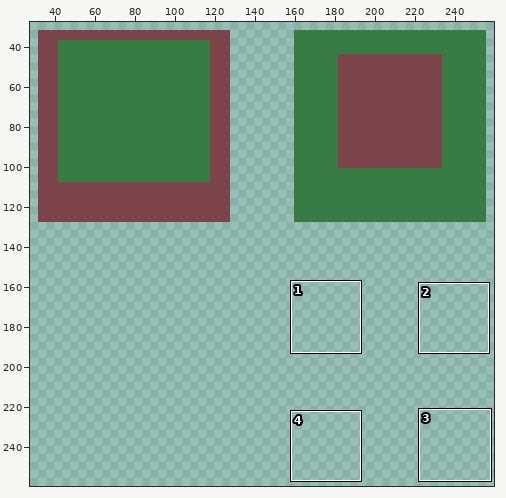
A pixel-art file gets an edit: project-2d - Unity Project/Assets/Sprites/Tileset/tilesetGrass.aseprite. Above, an overview of the earlier version with the close-up marked.
Close-up. Before the edit:
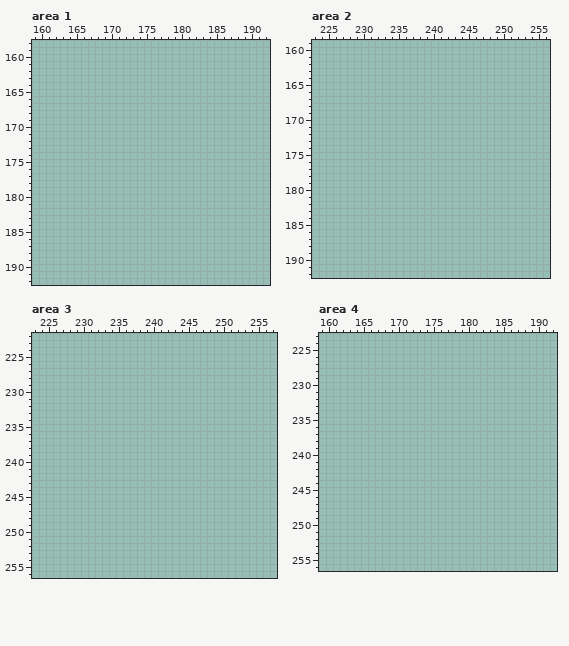
288x320 pixels, 1 frame. Shown: area 1: x 159..192, y 158..192; area 2: x 223..256, y 159..192; area 3: x 223..257, y 222..256; area 4: x 159..192, y 223..256. The wide view leaves out empty margins. The commit also changed other parts of the picture, which this record leaves out.
Now the later version:
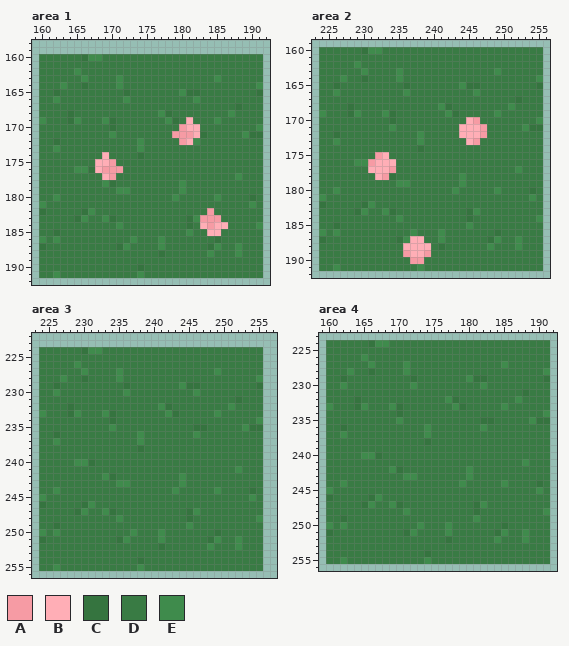
Palette (. is transparent): A #f69ba4  B #ffaeb6  C #35743f  D #397b44  E #3f8b4c
Difference:
Changed rows in their new state; - is an unchanged pixel.
Area 1:
first column x 160:
160 DDDDDDCEEDDDDDDDDDDDDDDDDDDDDDDD
161 DDDDDDDDDDDDDDDDDDDDDDDDDDDDDDDD
162 DDDDDEDDDDDDDDDDDDDDDDDDDDDDDDDD
163 DDDDDDEDDDDEDDDDDDDDDDDDDEDDDDDD
164 DDDEDDCDDDDEDDDDDDDDDDDDDDDDDDDE
165 DDCDDDDDDDDDCDDDDDDDECCDDDDDDDDC
166 DDEDDDDDDDDDEDDDDDDDDDEDDDDDDDDD
167 DDDDDDDDDDDDDDDDDDDDDDDDDDDDCDDD
168 DDDDCDDDDDDDDDDDDECDDDDDDDDEDDDD
169 EDDDCEDDDECDDDDDDDECDBDDDEDDDDDD
170 DDDDDDDDDDCDDDDDDDDDABBDDDDDDDDE
171 DDDDDDDDDDEDDDDDDDDAAABCDDDDDECC
172 DDCDDDDDDDDDDDEDDDDDABEDDDDDDDDD
173 DDEDDDDDDDDDDDEDDDDDDDDDDDDDDDDD
174 DDDDDDDDDBDDDDCDDDDDDDDDDDDDDDDD
175 DDDDDDDDBBADDDDDDDDDDDDDDDDDDDDD
176 DDDDDEECBAAADDDDDDDDDDDDDDDDDDDD
177 DDDDDDDDDBADDDDDDDDDDDDDDDDDEDDD
178 DDDDDDDDDECDDDDDDDDDEDDDDDDDDDDD
179 DDDDDDDDDDDEEDDDDDDDEDDDDDDDDDDD
180 DDEDDDDDDDDDDDDDDDDEDDDDDEDDDDCD
181 EDDDDDDDDDDDDDDDDDDDDDDDDDDDDDED
182 CDDDDDCEDDDDDDDDDDDDDDDDADDDDDDD
183 DDDDDCEDDECDDDDDDDDDDCEAAADDDDDD
184 DDDDDDDDDDDEDDDDDDDDDCDBABBDDDDE
185 DDCDDDDDDDDDDDDDDDDDDEDDBBDDDDDD
186 EDEDDDDDDDDDDEDDDEDDDDDDDCDDDDDD
187 CDDDDDDDDDDCEDDDDEDDDDDDCEDDEDDD
188 DDDDDDDDDDDDDDDDDCDDDDDDEDDDEDDD
189 DDDDDDDDDDDDDDDDDDDDDDDDDDDDDDDD
190 DDDDDDDDDDDDDDCDDDDDDDDDDDDDDDDD
191 DDEDDDDDDDDDDDEDDDDDDDDDDDDDDDDD
Area 2:
first column x 224:
160 DDDDDDCEEDDDDDDDDDDDDDDDDDDDDDDD
161 DDDDDDDDDDDDDDDDDDDDDDDDDDDDDDDD
162 DDDDDEDDDDDDDDDDDDDDDDDDDDDDDDDD
163 DDDDDDEDDDDEDDDDDDDDDDDDDEDDDDDD
164 DDDEDDCDDDDEDDDDDDDDDDDDDDDDDDDE
165 DDCDDDDDDDDDCDDDDDDDECCDDDDDDDDC
166 DDEDDDDDDDDDEDDDDDDDDDEDDDDDDDDD
167 DDDDDDDDDDDDDDDDDDDDDDDDDDDDCDDD
168 DDDDCDDDDDDDDDDDDECDDDDDDDDEDDDD
169 EDDDCEDDDECDDDDDDDECDDDDDEDDDDDD
170 DDDDDDDDDDCDDDDDDDDDDBADDDDDDDDE
171 DDDDDDDDDDEDDDDDDDDDBBBADDDDDECC
172 DDCDDDDDDDDDDDEDDDDDBBBADDDDDDDD
173 DDEDDDDDDDDDDDEDDDDDDBADDDDDDDDD
174 DDDDDDDDDDDDDDCDDDDDDDDDDDDDDDDD
175 DDDDDDDDABDDDDDDDDDDDDDDDDDDDDDD
176 DDDDDEEABBBDDDDDDDDDDDDDDDDDDDDD
177 DDDDDDDBBBADDDDDDDDDDDDDDDDDEDDD
178 DDDDDDDDBACDDDDDDDDDEDDDDDDDDDDD
179 DDDDDDDDDDDEEDDDDDDDEDDDDDDDDDDD
180 DDEDDDDDDDDDDDDDDDDEDDDDDEDDDDCD
181 EDDDDDDDDDDDDDDDDDDDDDDDDDDDDDED
182 CDDDDDCEDDDDDDDDDDDDDDDDDDDDDDDD
183 DDDDDCEDDECDDDDDDDDDDCEDDDDDDDDD
184 DDDDDDDDDDDEDDDDDDDDDCDDDDDDDDDE
185 DDCDDDDDDDDDDDDDDDDDDEDDDDDDDDDD
186 EDEDDDDDDDDDDEDDDEDDDDDDDCDDDDDD
187 CDDDDDDDDDDCEBBDDEDDDDDDCEDDEDDD
188 DDDDDDDDDDDDBBBBDCDDDDDDEDDDEDDD
189 DDDDDDDDDDDDABBADDDDDDDDDDDDDDDD
190 DDDDDDDDDDDDDAADDDDDDDDDDDDDDDDD
191 DDEDDDDDDDDDDDEDDDDDDDDDDDDDDDDD
Area 3:
first column x 224:
224 DDDDDDCEEDDDDDDDDDDDDDDDDDDDDDDD
225 DDDDDDDDDDDDDDDDDDDDDDDDDDDDDDDD
226 DDDDDEDDDDDDDDDDDDDDDDDDDDDDDDDD
227 DDDDDDEDDDDEDDDDDDDDDDDDDEDDDDDD
228 DDDEDDCDDDDEDDDDDDDDDDDDDDDDDDDE
229 DDCDDDDDDDDDCDDDDDDDECCDDDDDDDDC
230 DDEDDDDDDDDDEDDDDDDDDDEDDDDDDDDD
231 DDDDDDDDDDDDDDDDDDDDDDDDDDDDCDDD
232 DDDDCDDDDDDDDDDDDECDDDDDDDDEDDDD
233 EDDDCEDDDECDDDDDDDECDDDDDEDDDDDD
234 DDDDDDDDDDCDDDDDDDDDDDDDDDDDDDDE
235 DDDDDDDDDDEDDDDDDDDDDDCCDDDDDECC
236 DDCDDDDDDDDDDDEDDDDDDDEDDDDDDDDD
237 DDEDDDDDDDDDDDEDDDDDDDDDDDDDDDDD
238 DDDDDDDDDDDDDDCDDDDDDDDDDDDDDDDD
239 DDDDDDDDDDDDDDDDDDDDDDDDDDDDDDDD
240 DDDDDEECDDDDDDDDDDDDDDDDDDDDDDDD
241 DDDDDDDDDDDDDDDDDDDDDDDDDDDDEDDD
242 DDDDDDDDDECDDDDDDDDDEDDDDDDDDDDD
243 DDDDDDDDDDDEEDDDDDDDEDDDDDDDDDDD
244 DDEDDDDDDDDDDDDDDDDEDDDDDEDDDDCD
245 EDDDDDDDDDDDDDDDDDDDDDDDDDDDDDED
246 CDDDDDCEDDDDDDDDDDDDDDDDDDDDDDDD
247 DDDDDCEDDECDDDDDDDDDDCEDDDDDDDDD
248 DDDDDDDDDDDEDDDDDDDDDCDDDDDDDDDE
249 DDCDDDDDDDDDDDDDDDDDDEDDDDDDDDDD
250 EDEDDDDDDDDDDEDDDEDDDDDDDCDDDDDD
251 CDDDDDDDDDDCEDDDDEDDDDDDCEDDEDDD
252 DDDDDDDDDDDDDDDDDCDDDDDDEDDDEDDD
253 DDDDDDDDDDDDDDDDDDDDDDDDDDDDDDDD
254 DDDDDDDDDDDDDDCDDDDDDDDDDDDDDDDD
255 DDEDDDDDDDDDDDEDDDDDDDDDDDDDDDDD
Area 4:
first column x 160:
224 DDDDDDCEEDDDDDDDDDDDDDDDDDDDDDDD
225 DDDDDDDDDDDDDDDDDDDDDDDDDDDDDDDD
226 DDDDDEDDDDDDDDDDDDDDDDDDDDDDDDDD
227 DDDDDDEDDDDEDDDDDDDDDDDDDEDDDDDD
228 DDDEDDCDDDDEDDDDDDDDDDDDDDDDDDDE
229 DDCDDDDDDDDDCDDDDDDDECCDDDDDDDDC
230 DDEDDDDDDDDDEDDDDDDDDDEDDDDDDDDD
231 DDDDDDDDDDDDDDDDDDDDDDDDDDDDCDDD
232 DDDDCDDDDDDDDDDDDECDDDDDDDDEDDDD
233 EDDDCEDDDECDDDDDDDECDDDDDEDDDDDD
234 DDDDDDDDDDCDDDDDDDDDDDDDDDDDDDDE
235 DDDDDDDDDDEDDDDDDDDDDDCCDDDDDECC
236 DDCDDDDDDDDDDDEDDDDDDDEDDDDDDDDD
237 DDEDDDDDDDDDDDEDDDDDDDDDDDDDDDDD
238 DDDDDDDDDDDDDDCDDDDDDDDDDDDDDDDD
239 DDDDDDDDDDDDDDDDDDDDDDDDDDDDDDDD
240 DDDDDEECDDDDDDDDDDDDDDDDDDDDDDDD
241 DDDDDDDDDDDDDDDDDDDDDDDDDDDDEDDD
242 DDDDDDDDDECDDDDDDDDDEDDDDDDDDDDD
243 DDDDDDDDDDDEEDDDDDDDEDDDDDDDDDDD
244 DDEDDDDDDDDDDDDDDDDEDDDDDEDDDDCD
245 EDDDDDDDDDDDDDDDDDDDDDDDDDDDDDED
246 CDDDDDCEDDDDDDDDDDDDDDDDDDDDDDDD
247 DDDDDCEDDECDDDDDDDDDDCEDDDDDDDDD
248 DDDDDDDDDDDEDDDDDDDDDCDDDDDDDDDE
249 DDCDDDDDDDDDDDDDDDDDDEDDDDDDDDDD
250 EDEDDDDDDDDDDEDDDEDDDDDDDCDDDDDD
251 CDDDDDDDDDDCEDDDDEDDDDDDCEDDEDDD
252 DDDDDDDDDDDDDDDDDCDDDDDDEDDDEDDD
253 DDDDDDDDDDDDDDDDDDDDDDDDDDDDDDDD
254 DDDDDDDDDDDDDDCDDDDDDDDDDDDDDDDD
255 DDEDDDDDDDDDDDEDDDDDDDDDDDDDDDDD
Changed places in both close-ups, as pixel boxes (x1, y1, x2, y2):
added: (39, 54, 263, 278)
added: (319, 47, 543, 271)
added: (39, 347, 263, 571)
added: (326, 340, 550, 564)
